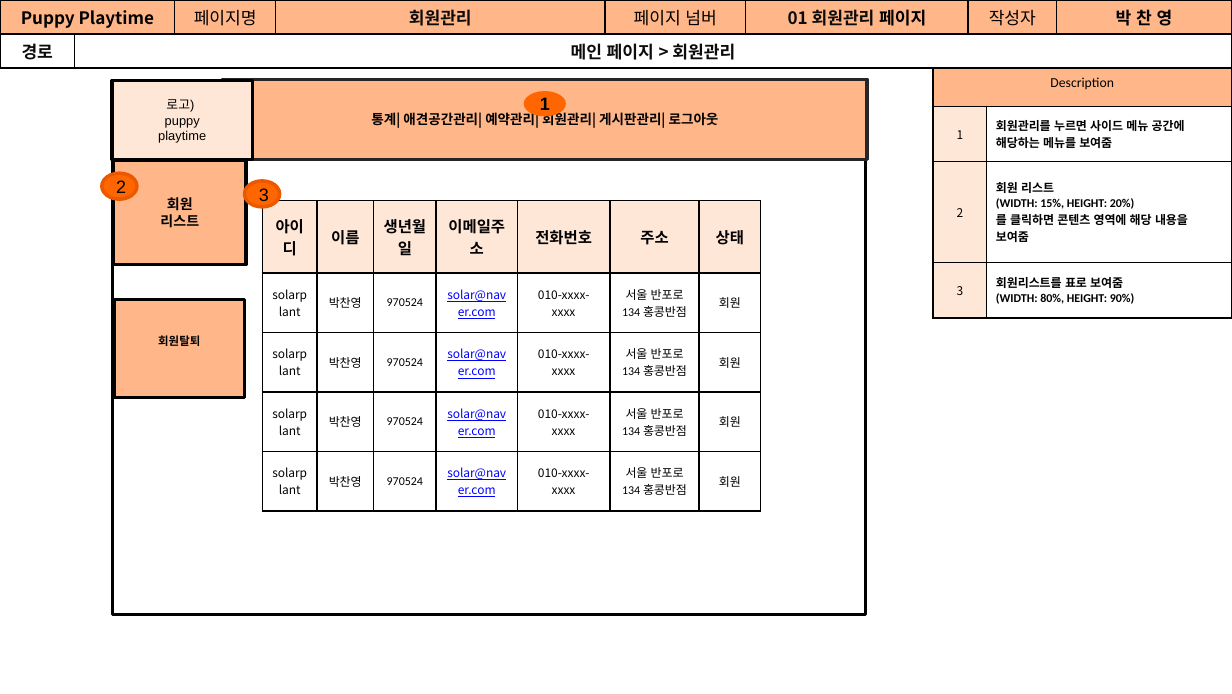
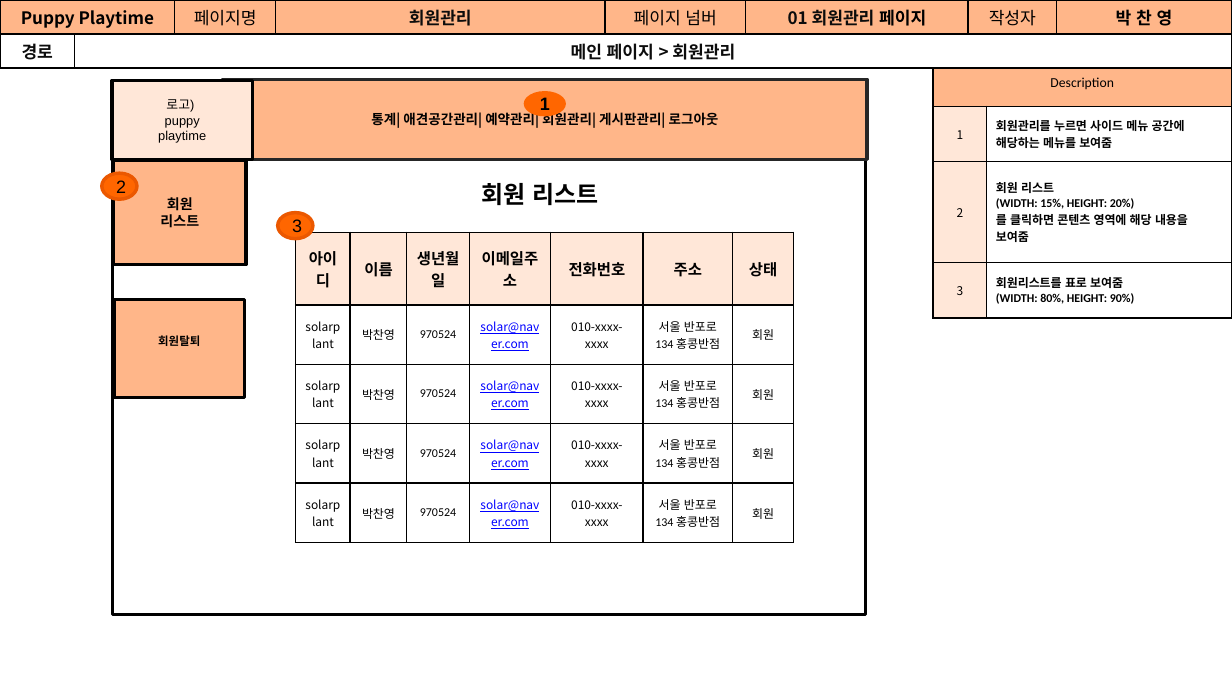
Before and after one commit to Jogging-Kim-Chaebak/PuppyPlaytime, a slide deck: slide 24 of 프로젝트 산출물/9. 스토리보드/Puppy Playtime 관리자 스토리보드.pptx. Drawn at 1232x694 pixels with LibreOffice and Linux fonts; fonts in the diff are those of the drawing. Boxes give left, top, right and bottom in pixels: in the first picture for what was removed or moved away, otherwise in the second. Text is boxed around its words. In the diff, an @@ line names an element or a change of style, - is before the commit and + after.

```diff
--- a/프로젝트 산출물/9. 스토리보드/Puppy Playtime 관리자 스토리보드.pptx
+++ b/프로젝트 산출물/9. 스토리보드/Puppy Playtime 관리자 스토리보드.pptx
@@ text added at [481,183,598,205], 14 pt, text #000000, bold @@
+회원 리스트
@@ ellipse "3": place and size @@
-ellipse "3" at [244,181,280,207]
+ellipse "3" at [277,212,313,238]
@@ table: place and size @@
-table at [262,201,760,511]
+table at [296,233,793,543]
```
Also in this commit, not shown: 23 other slides changed, 1 slide removed, 3 other files.
